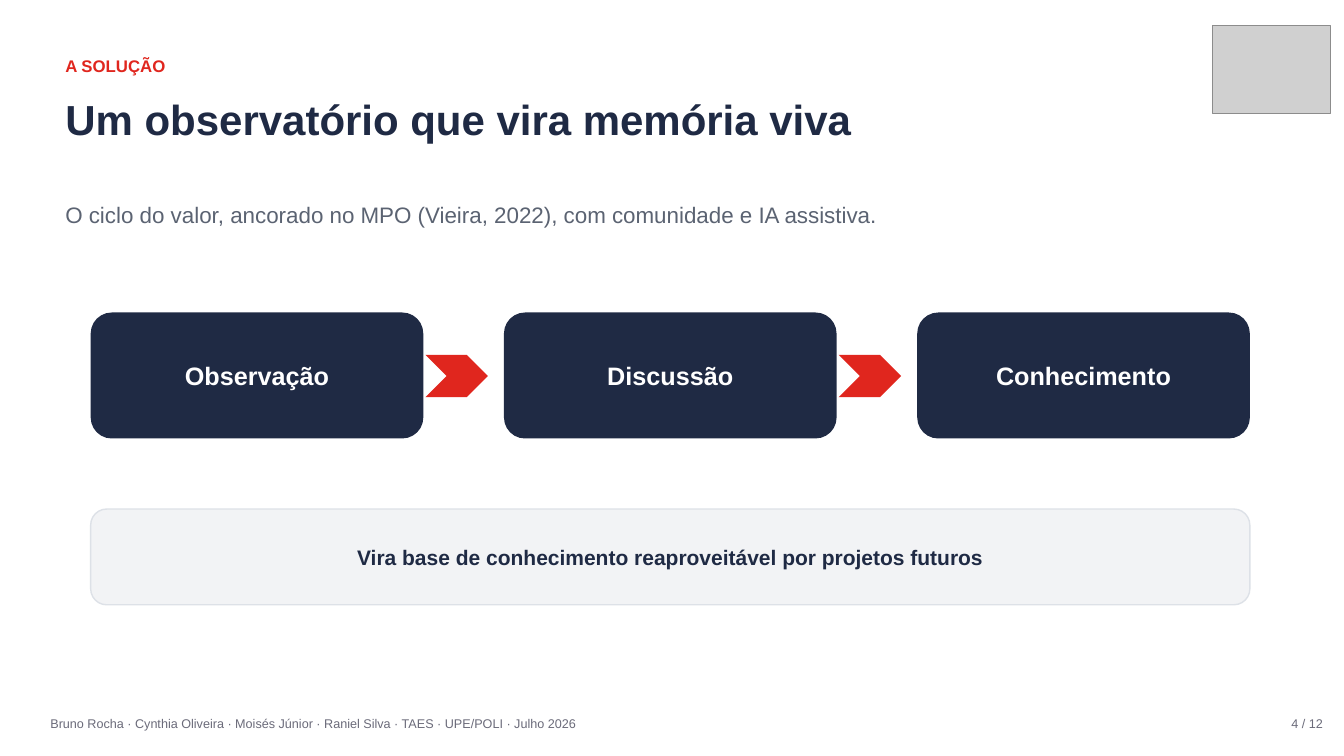
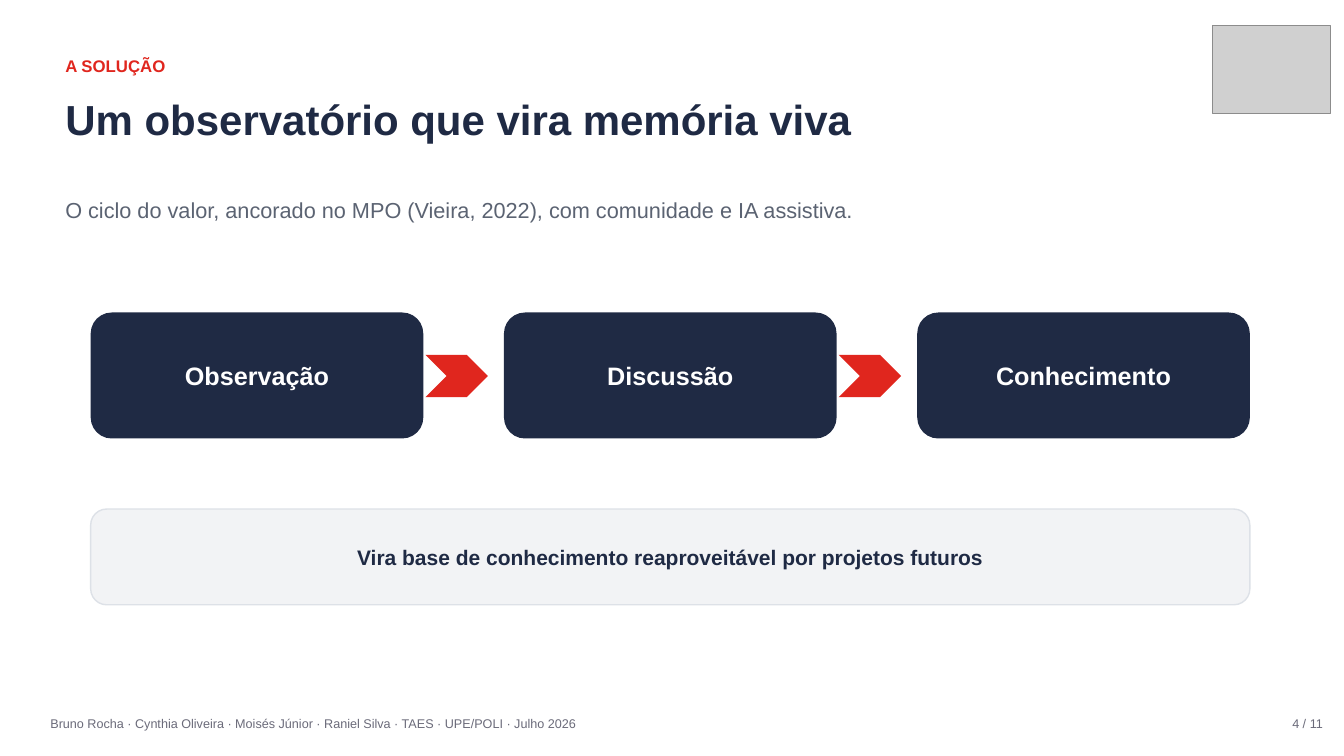
Before and after one commit to raniel90/obione, a slide deck: slide 4 of atividades/apresentacoes/ObiOne_Apresentacao_Final.pptx. Drawn at 1344x756 pixels with LibreOffice and Linux fonts; fonts in the diff are those of the drawing; grey boxes stand for pictures. Boxes give left, top, right and bottom in pixels: in the first picture for what was removed or moved away, otherwise in the second. Text is boxed around its words. In the diff, an @@ line names an element or a change of style, - is before the commit and + after.

```diff
--- a/atividades/apresentacoes/ObiOne_Apresentacao_Final.pptx
+++ b/atividades/apresentacoes/ObiOne_Apresentacao_Final.pptx
@@ text "O ciclo do valor, ancorado ..." at [65,202,852,223]: size 16 to 15.5 pt @@
@@ text at [1292,719,1323,728]: text changed @@
-4 / 12
+4 / 11
```
Also in this commit, not shown: 7 other slides changed, 1 slide added, 2 slides removed, 1 other file.
